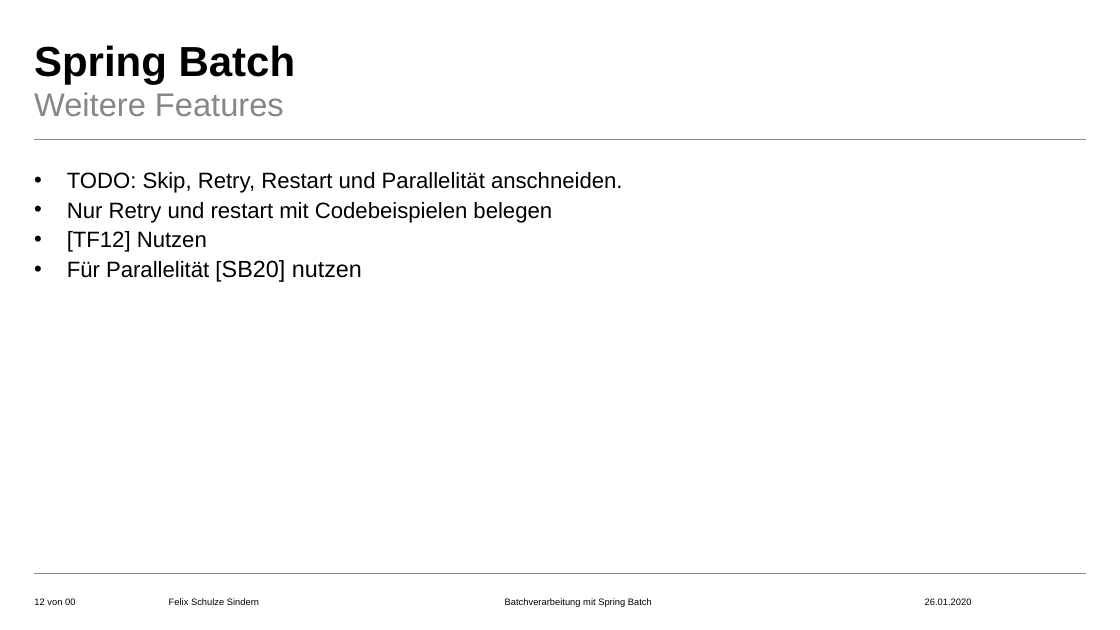
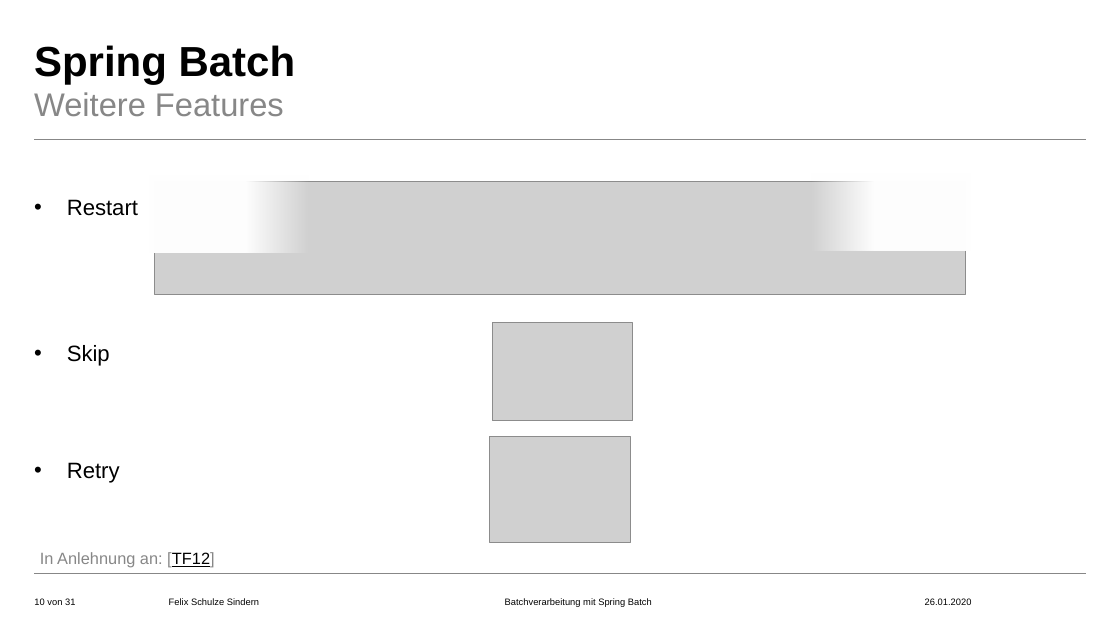
Before and after one commit to FelixSchuSi/spring_batch, a slide deck: slide 10 of spring_batch.pptx (slide 12 before the commit). Drawn at 1120x630 pixels with LibreOffice and Linux fonts; fonts in the diff are those of the drawing; grey boxes stand for pictures; background and template pictures are left out. Boxes give left, top, right and bottom in pixels: in the first picture for what was removed or moved away, otherwise in the second. Text is boxed around its words. In the diff, an @@ line names an element or a change of style, - is before the commit and + after.

```diff
--- a/spring_batch.pptx
+++ b/spring_batch.pptx
@@ rectangle added at [150, 176, 308, 252], fill gradient #FFFFFF @@
@@ rectangle added at [812, 174, 970, 250], fill gradient #FFFFFF @@
@@ text at [67, 199, 138, 483]: text changed @@
-• TODO: Skip, Retry, Restart und Parallelität anschneiden.
-• Nur Retry und restart mit Codebeispielen belegen
-• [TF12] Nutzen
-• Für Parallelität [SB20] nutzen
+• Restart
+• Skip
+• Retry
@@ picture added at [155, 181, 965, 295] @@
@@ picture added at [492, 323, 633, 421] @@
@@ picture added at [490, 437, 630, 543] @@
@@ text added at [40, 552, 215, 568], 14 pt, text #878787 @@
+In Anlehnung an: [TF12]
@@ page number at [34, 598, 75, 605]: text changed @@
-12 von 00
+10 von 31
```
Also in this commit, not shown: 17 other slides changed, 14 slides added, 1 slide removed, 1 other file.
